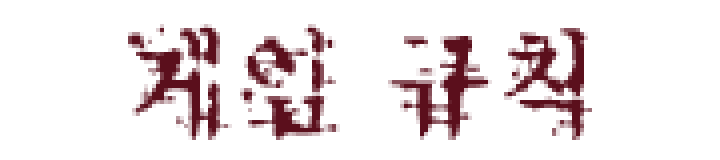
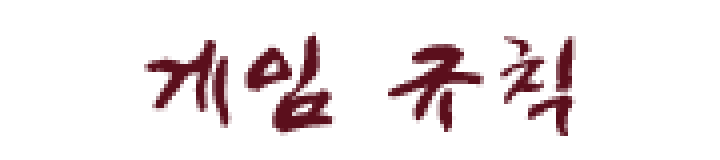
Layers edited between the first and the second 720 x 160 image:
painted on "게임 규칙" over [128, 24, 592, 140]
